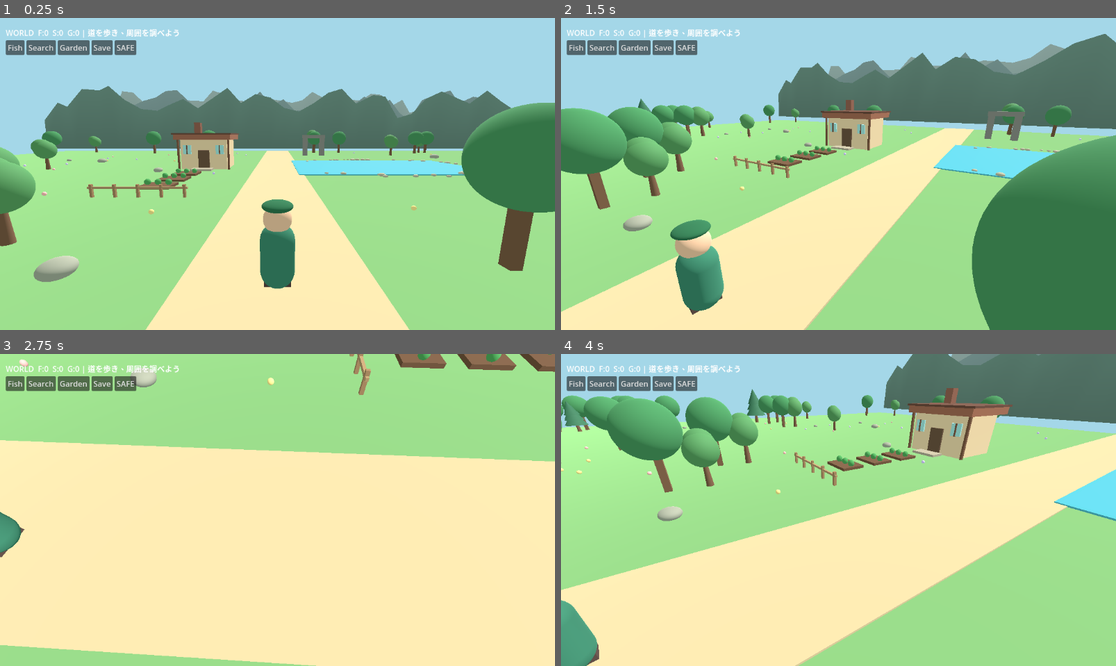
Above: before the commit, frames 1-4 (two rows, left to right).
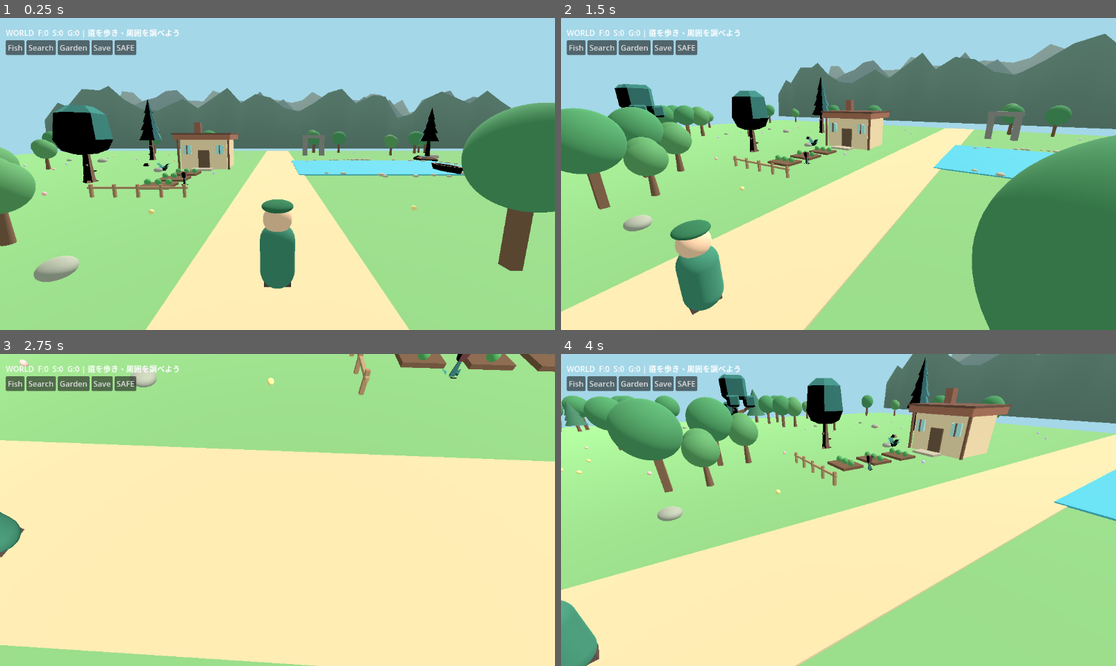
Above: after the commit, the same moments.

Repository: koji06ochi-ship-it/SUG-WORLD-3D
Game: Godot game, scene res://main.tscn
Same seed, same stepped clock (60 frames per second), same inputs: the game is played once before the commit and once after it.
Inputs (mouse positions are in pixels of both pictures, inside the frame that each line leads up to):
- Up to frame 1 (0.25 s): no input
- Up to frame 2 (1.5 s): move the mouse to (960, 158) at 0.52 s; hold D 0.53-1.25 s; click (960, 158) at 0.67 s; drag from (727, 189) to (810, 236) at 1.27 s
- Up to frame 3 (2.75 s): move the mouse to (333, 441) at 2.02 s; hold D from 2.03 s (still down)
- Up to frame 4 (4 s): release D at 2.75 s; drag from (810, 572) to (672, 463) at 2.77 s; move the mouse to (1005, 556) at 3.52 s; hold A from 3.53 s (still down)

The runs differ from the first frame. In frame 1, 2.2% of the frame differs, in the area x 9-84%, y 26-54%; in frame 2, 1.6%; in frame 3, 0.1%; in frame 4, 1.8%.

Commit message:
Instantiate imported Kenney GLB trees rocks flowers and canoe in WORLD

Diff:
--- a/valley.gd
+++ b/valley.gd
@@ -22,6 +22,7 @@
     _create_environment()
     WorldArtPass.install(self)
     WorldLandscape.install(self)
+    WorldImportedAssets.install(self)
     _create_player()
     _create_ui()
     set_process_unhandled_input(true)
